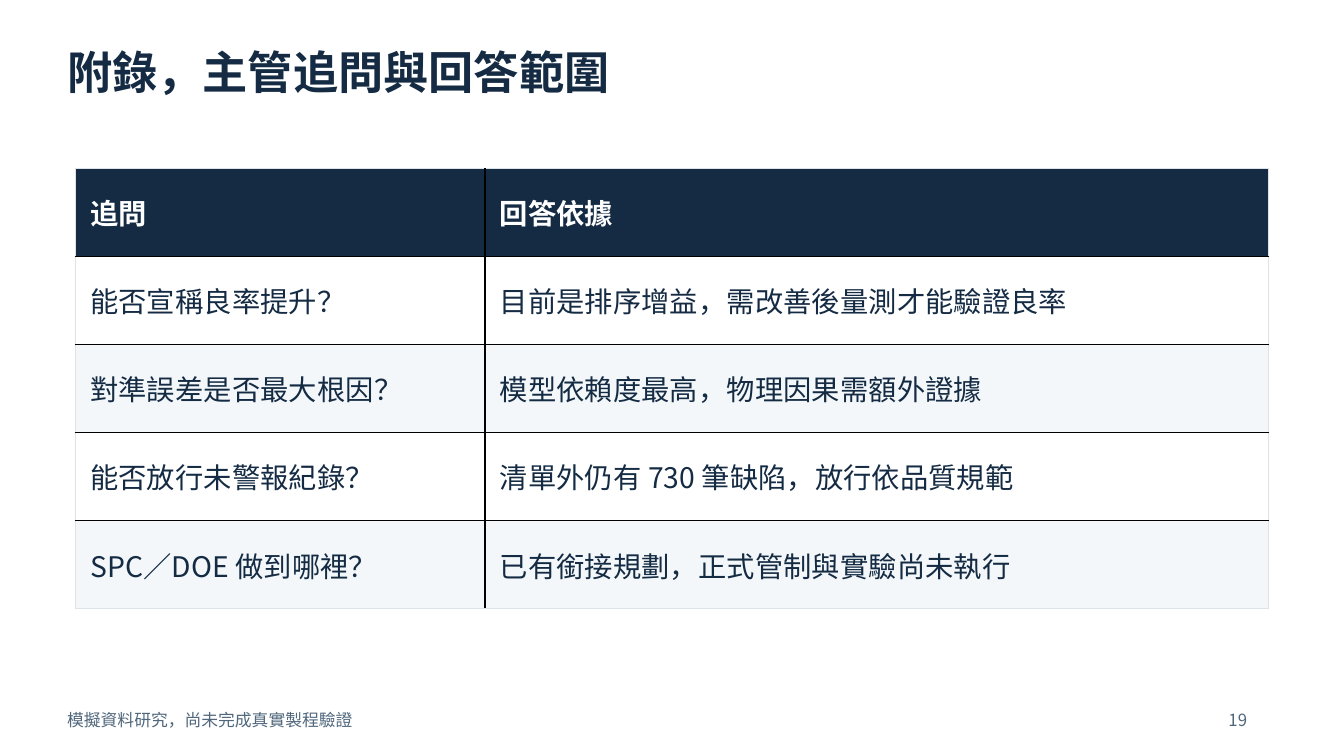
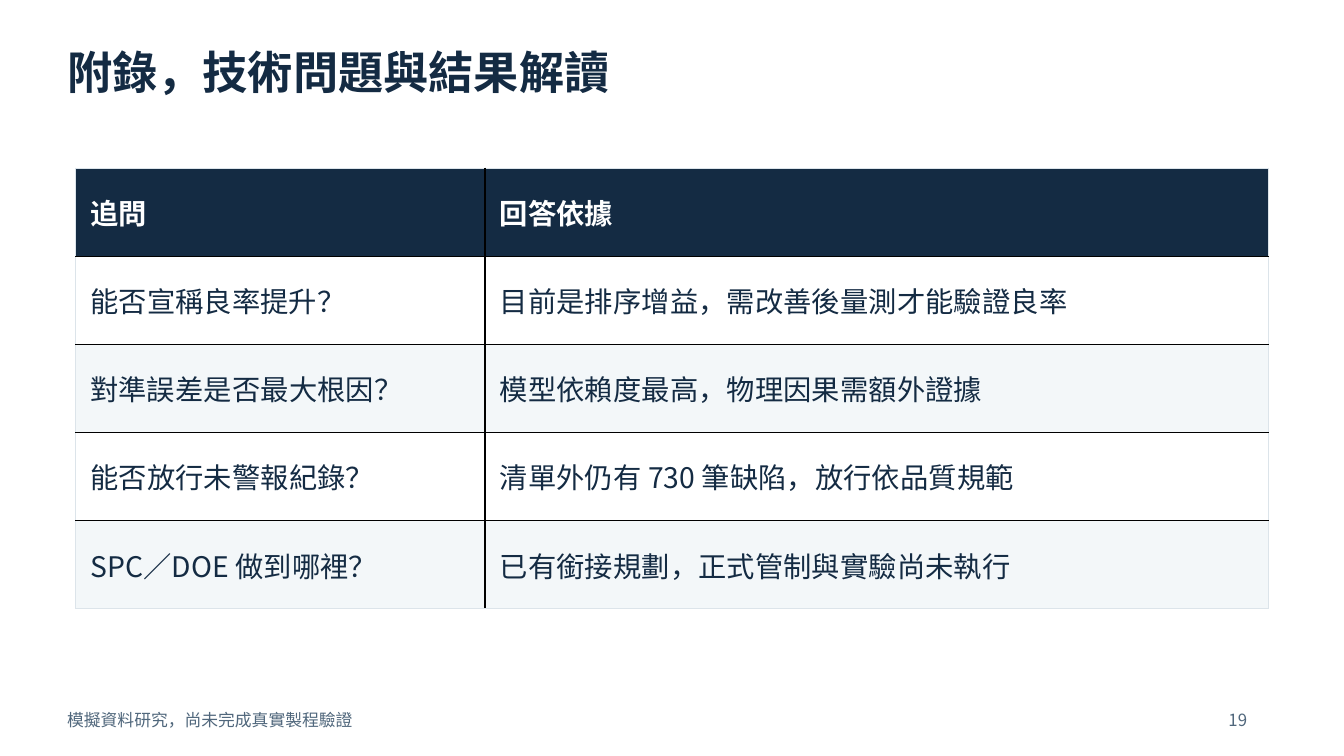
Before and after one commit to chelsietao/soic-bonding-quality-risk-prediction, a slide deck: slide 19 of presentations/SoIC_Process_Engineer_Briefing_ZH.pptx. Drawn at 1344x756 pixels with LibreOffice and Linux fonts; fonts in the diff are those of the drawing. Boxes give left, top, right and bottom in pixels: in the first picture for what was removed or moved away, otherwise in the second. Text is boxed around its words. In the diff, an @@ line names an element or a change of style, - is before the commit and + after.

```diff
--- a/presentations/SoIC_Process_Engineer_Briefing_ZH.pptx
+++ b/presentations/SoIC_Process_Engineer_Briefing_ZH.pptx
@@ text at bbox=[67, 50, 609, 95]: text changed @@
-附錄，主管追問與回答範圍
+附錄，技術問題與結果解讀
```
Also in this commit, not shown: 3 other files.
